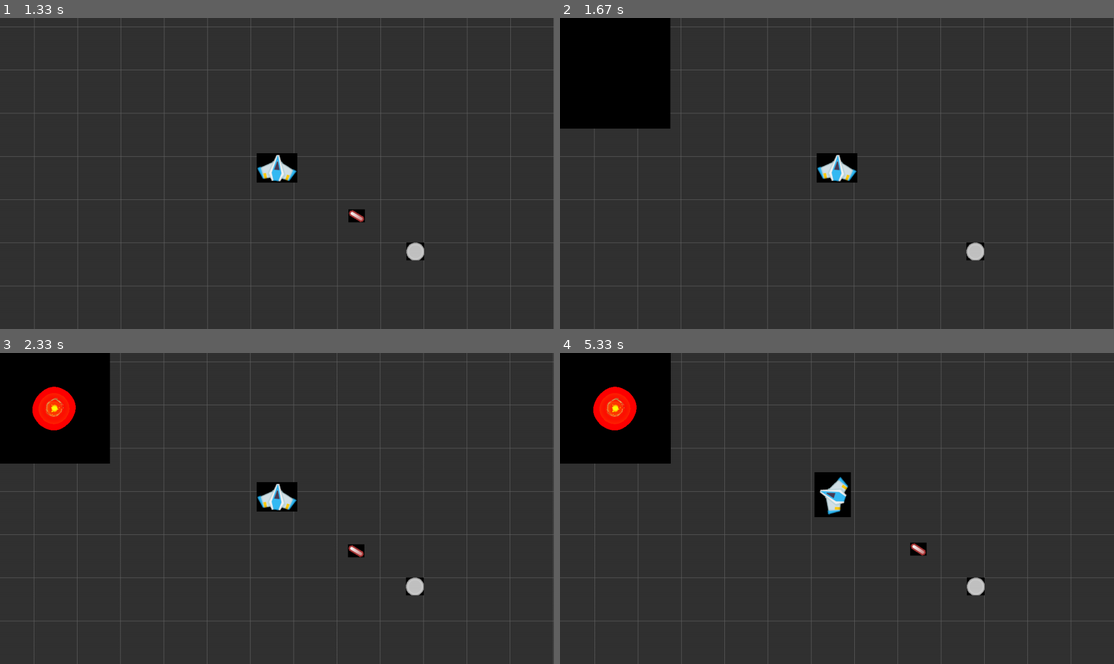
Above: before the commit, frames 1-4 (two rows, left to right).
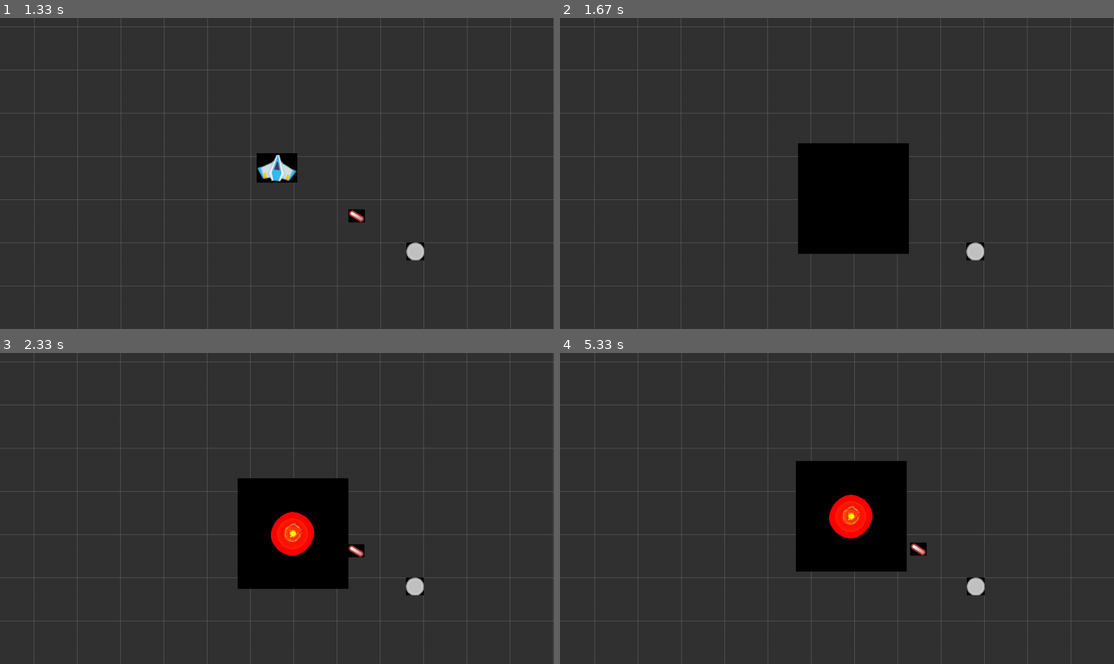
Above: after the commit, the same moments.

Repository: genericprogrammerdude/pygamengn
Game: pygame game, started from main.py
Two runs of this game, one before a commit and one after it. Both use one fixed random seed, a clock stepped at 60 frames per second and the inputs below.
Inputs:
- Up to frame 1 (1.33 s): tap F at 0.33 s; tap E at 0.67 s
- Up to frame 2 (1.67 s): no input
- Up to frame 3 (2.33 s): tap E at 2 s
- Up to frame 4 (5.33 s): hold S 2.33-2.8 s; hold S 3.5-3.87 s; hold D 3.9-4.37 s; tap F at 3.97, 4.27, 4.47, 4.77, 4.97, 5.3 s; hold D 4.4-4.87 s; hold S 4.9-5.2 s; tap E at 5.05 s; hold D from 5.23 s (still down)

Frame 1 is identical in both runs. In frame 2, 14% of the frame differs, in the area x 0-63%, y 0-76%; in frame 3, 14%; in frame 4, 14%.

Commit message:
Improved explosion positioning. But still not there

Diff:
--- a/GameEngine/animated_texture.py
+++ b/GameEngine/animated_texture.py
@@ -31,7 +31,7 @@
             if frame_index < len(self.frames):
                 self.image = self.frames[frame_index]
 
-            self.rect = self.image.get_rect()
+            self.rect.topleft = self.pos
 
             # Update animation time
             self.animation_time = self.animation_time + delta
--- a/GameEngine/game_object.py
+++ b/GameEngine/game_object.py
@@ -16,7 +16,7 @@
         self.pos = pygame.math.Vector2(0.0, 0.0)
         self.dirty_image = True
         self.is_collidable = is_collidable
-        self.mask = None  # The mask will be built on the first trasnform()
+        self.mask = None  # The mask will be built on the first transform()
 
     def update(self, delta):
         """Updates the game object. Delta time is in ms."""
--- a/GameEngine/ship.py
+++ b/GameEngine/ship.py
@@ -33,5 +33,5 @@
         group = self.groups()[0]
         group.add(self.explosion)
         group.move_to_front(self.explosion)
-        self.explosion.set_pos(self.pos)
+        self.explosion.set_pos(self.pos - local_pos)
         self.explosion.play()
